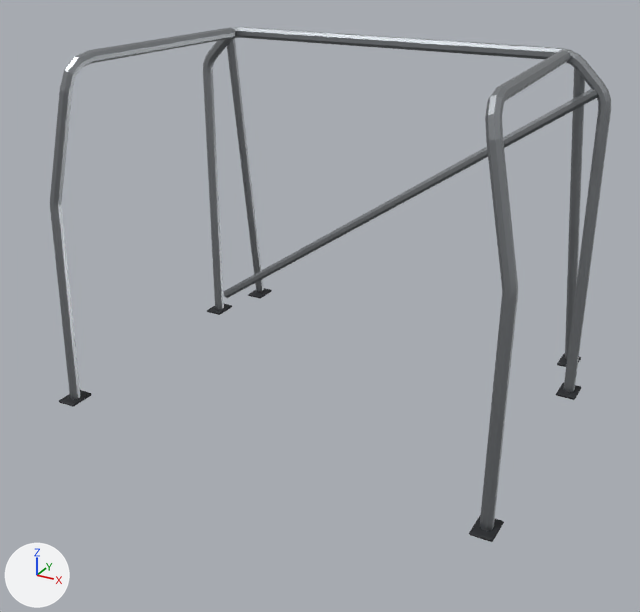
Before and after pictures for a commit that changed the glTF model assets/parts/interior/roll_cage_bolt_in/vortex_r.glb.
Rendered twice from a camera (50 mm lens) standing at (1.35, -2.69, 1.06) and looking at (0.02, -0.27, -0.15). Lighting does not change. The marker at lower left points along +X, +Y and +Z. The picture after the commit comes second. Vertices at exactly the same position are counted once.

Names of what the first picture shows: 'model'.
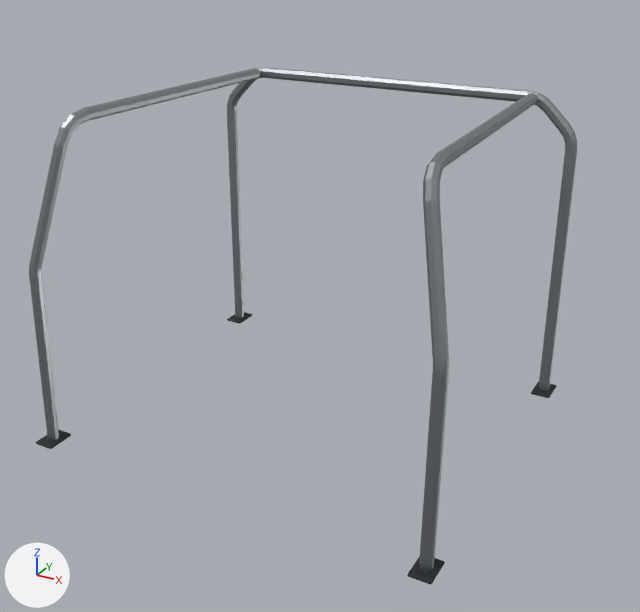
What differs and where, as boxes (x1, y1, x2, y2) in the pictures (640 x 612 px; the box of a moved part takes in the faces that stretch with it):
'model', reshaped, moved, rescaled: before (50, 27, 611, 542); after (29, 68, 577, 585)
part 1 of me_model, moved or reshaped: before (557, 354, 581, 367); after (531, 381, 556, 398)
part 2 of me_model, moved or reshaped: before (248, 288, 272, 299); after (227, 312, 252, 324)
part 3 of me_model, moved or reshaped: before (469, 516, 504, 542); after (407, 556, 445, 585)
part 4 of me_model, moved or reshaped: before (59, 390, 92, 407); after (36, 430, 71, 449)
part 5 of me_model, rebuilt (32% wider): before (480, 50, 570, 531); after (419, 93, 538, 572)
part 6 of me_model, rebuilt (25% wider): before (50, 27, 235, 399); after (29, 68, 260, 441)
part 7 of me_model, added: after (227, 68, 577, 391)
part 8 of me_model, deleted: before (203, 27, 611, 392)
part 9 of me_model, deleted: before (556, 382, 581, 400)
part 10 of me_model, deleted: before (207, 304, 232, 315)
part 11 of me_model, deleted: before (223, 89, 598, 298)
part 12 of me_model, deleted: before (565, 68, 585, 359)
part 13 of me_model, deleted: before (227, 39, 264, 292)

Diff of the bpy script that builds the scene:
```diff
--- a/assets/parts/interior/roll_cage_bolt_in/vortex_r.glb.py
+++ b/assets/parts/interior/roll_cage_bolt_in/vortex_r.glb.py
@@ me_model @@
 # used by ob_model
-me_model.from_pydata(...)  # 568 vertices, 1088 faces; spans x -1.0..1.0, y -0.77..0.77, z -0.75..0.75
+me_model.from_pydata(...)  # 446 vertices, 864 faces; spans x -1.0..1.0, y -0.87..0.87, z -0.77..0.77
+# me_model part 1: the loose piece of 34 vertices spanning x 0.84..0.93, y 0.65..0.77, z -0.75..-0.74 is moved by (0.07, 0.09, -0.02)
+# me_model part 2: the loose piece of 34 vertices spanning x -0.93..-0.84, y 0.65..0.77, z -0.75..-0.74 is moved by (-0.07, 0.09, -0.02)
+# me_model part 3: the loose piece of 34 vertices spanning x 0.91..1.0, y -0.77..-0.65, z -0.75..-0.74 is moved by (-0.01, -0.09, -0.02)
+# me_model part 4: the loose piece of 34 vertices spanning x -1.0..-0.91, y -0.77..-0.65, z -0.75..-0.74 is moved by (0.01, -0.09, -0.02)
+# me_model part 5: the loose piece of 82 vertices spanning x 0.76..0.98, y -0.73..0.38, z -0.75..0.75 is rebuilt with 82 vertices and now spans x 0.73..0.98, y -0.82..0.76, z -0.76..0.77
+# me_model part 6: the loose piece of 82 vertices spanning x -0.98..-0.76, y -0.73..0.38, z -0.75..0.75 is rebuilt with 82 vertices and now spans x -0.98..-0.73, y -0.82..0.76, z -0.76..0.77
+# me_model part 7: a new loose piece of 146 vertices spanning x -0.98..0.98, y 0.77..0.82, z -0.76..0.76, in mat_raw_metal (grey #a3a7ab)
+# me_model part 8: the loose piece of 146 vertices spanning x -0.98..0.98, y 0.39..0.44, z -0.75..0.75 is deleted
+# me_model part 9: the loose piece of 34 vertices spanning x 0.91..1.0, y 0.35..0.48, z -0.75..-0.74 is deleted
+# me_model part 10: the loose piece of 34 vertices spanning x -1.0..-0.91, y 0.35..0.48, z -0.75..-0.74 is deleted
+# me_model part 11: the loose piece of 18 vertices spanning x -0.92..0.94, y 0.39..0.43, z -0.66..0.62 is deleted
+# me_model part 12
+# 18 vertices are removed from x 0.81..0.9, y 0.42..0.73, z -0.73..0.7
+# 32 faces are deleted
+# me_model part 13
+# 18 vertices are removed from x -0.9..-0.81, y 0.42..0.73, z -0.73..0.7
+# 32 faces are deleted
 me_model.materials.append(mat_raw_metal)
@@ ob_model @@
 ob_model.parent = ob_roll_cage_bolt_in
-ob_model.location = (0.0, -0.075, 0.0679)
-ob_model.scale = (0.81, 0.81, 0.81)
+ob_model.location = (0.0, -0.292, -0.0191)
+ob_model.scale = (0.715, 0.715, 0.715)
```
